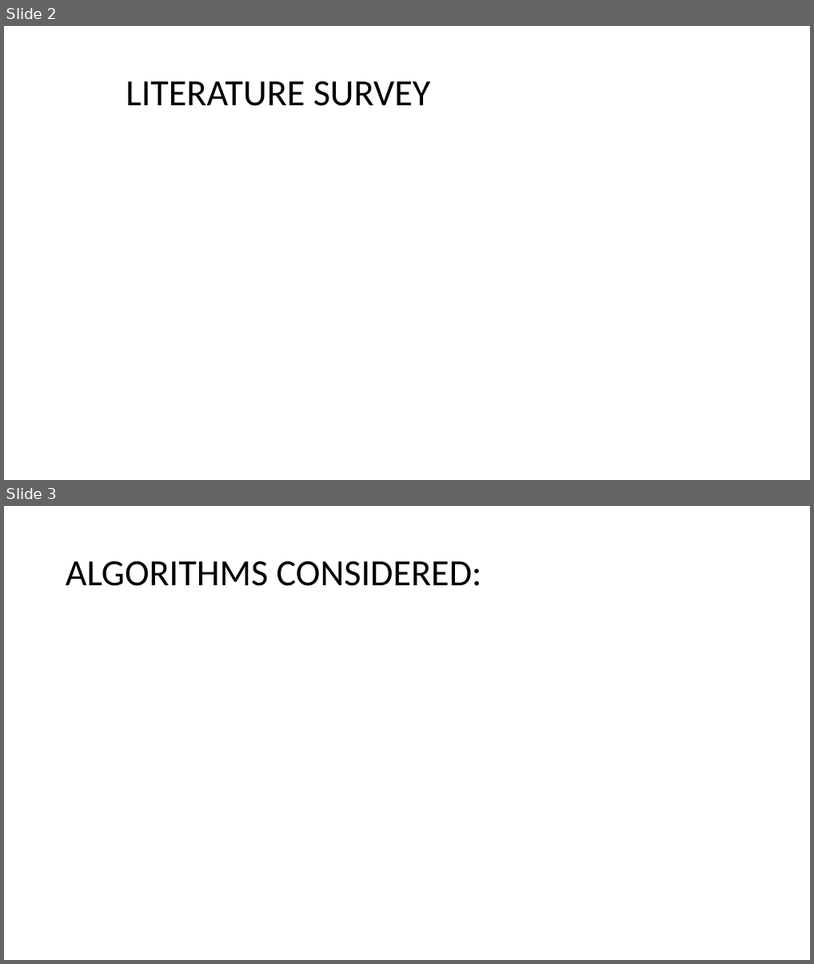
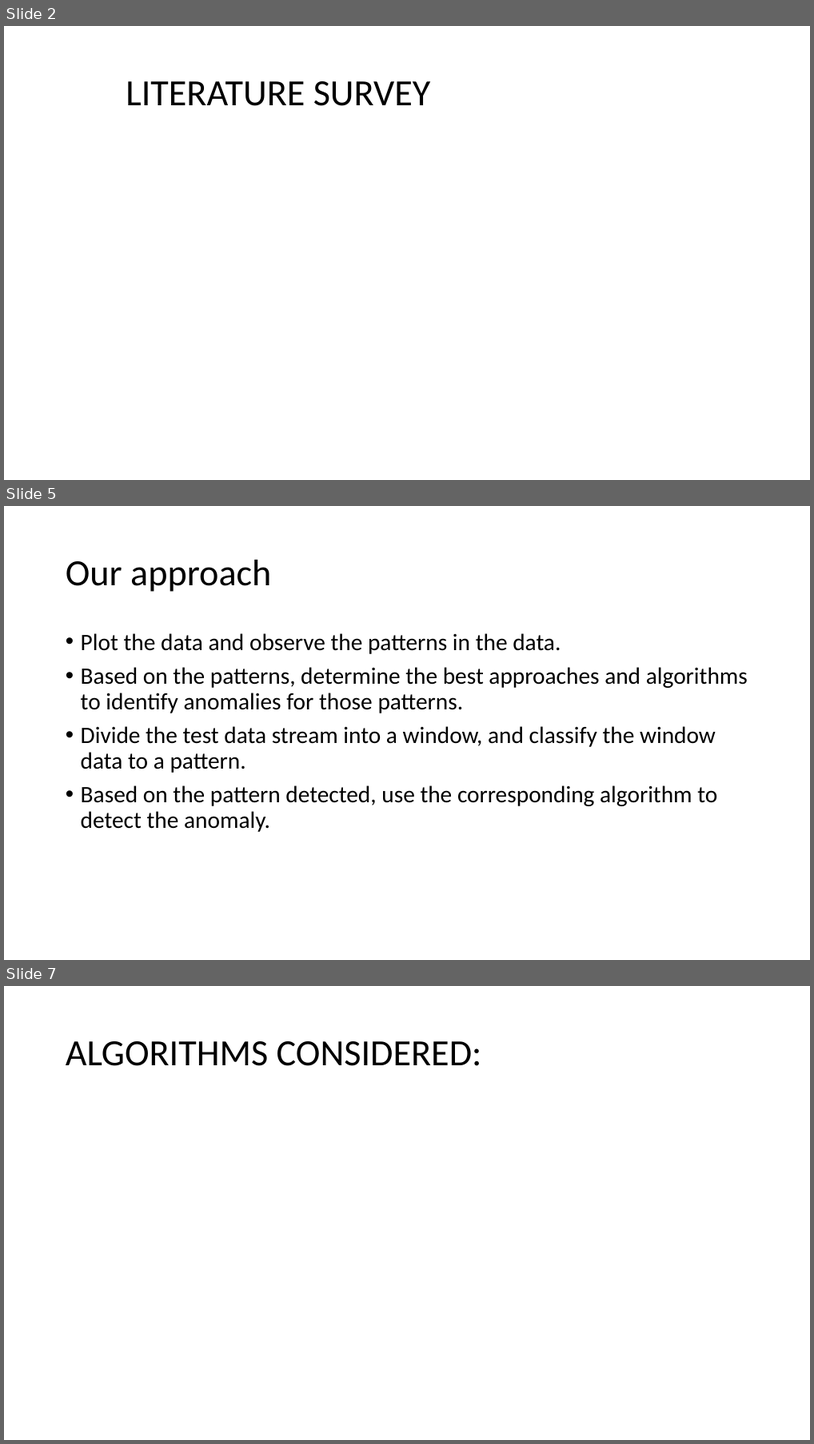
Before and after one commit to kratinayyar/ML-Project, a slide deck: Anomaly Detection.pptx. Shown one above the other, each under a label of ours: slides 2 and 3 before the commit, slides 2, 5 and 7 after it; the slides between them are not shown. The pictures are 814x964 and 814x1444 pixels, drawn with LibreOffice and Linux fonts; fonts in the diff are those of the drawing. Boxes give left, top, right and bottom in pixels: in the first picture for what was removed or moved away, otherwise in the second. Text is boxed around its words. In the diff, an @@ line names an element or a change of style, - is before the commit and + after.

Commit message:
Updated the presentation.

```diff
--- a/Anomaly Detection.pptx
+++ b/Anomaly Detection.pptx
@@ slide 5 added at (4, 506, 810, 960), background #FFFFFF @@
@@ title added at (66, 560, 271, 592), 44 pt, text #000000 @@
+Our approach
@@ text added at (81, 633, 748, 832), 28 pt, text #000000 @@
+• Plot the data and observe the patterns in the data.
+• Based on the patterns, determine the best approaches and algorithms to identify anomalies for those patterns.
+• Divide the test data stream into a window, and classify the window data to a pattern.
+• Based on the pattern detected, use the corresponding algorithm to detect the anomaly.
@@ what was slide 3 is now slide 7 @@
```
Also in this commit, not shown: 3 other slides added.
